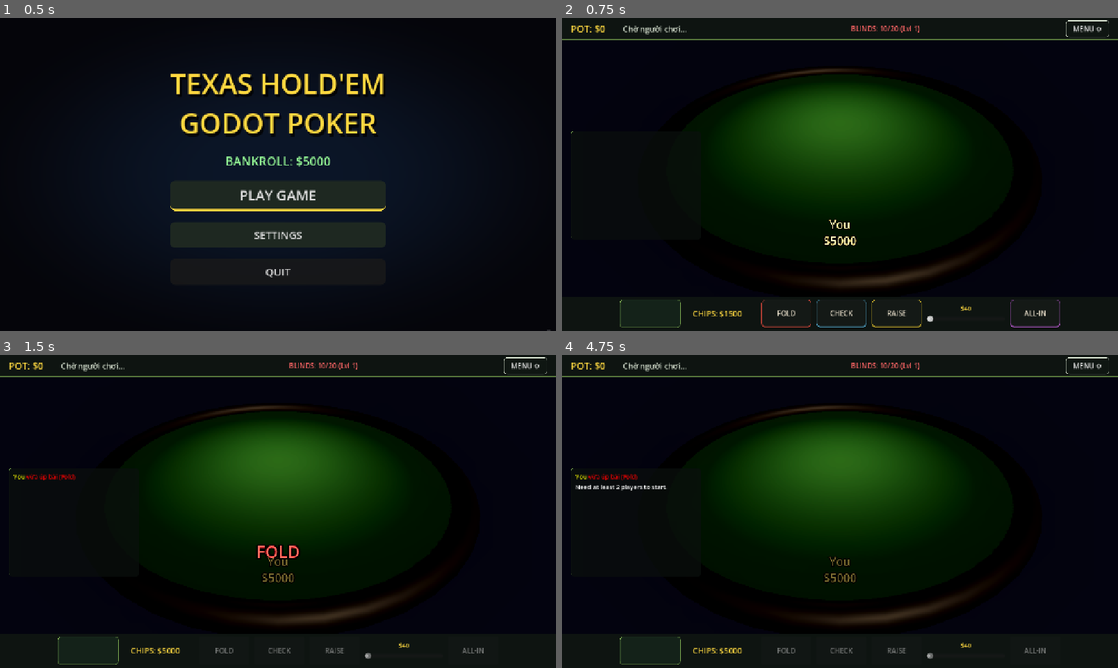
Above: before the commit, frames 1-4 (two rows, left to right).
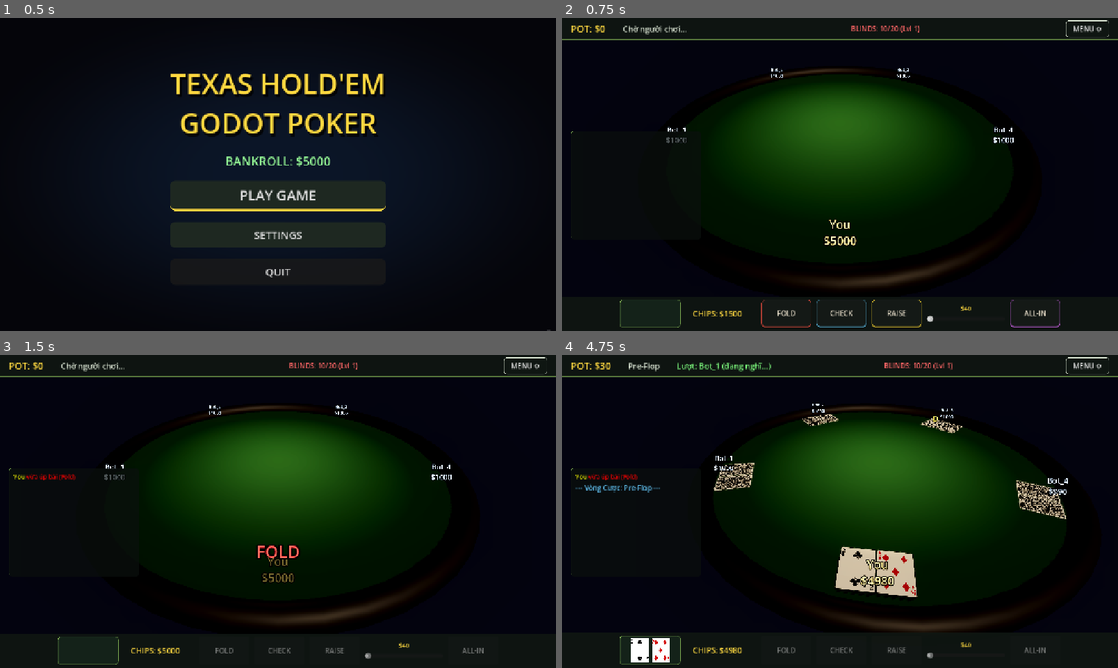
Above: after the commit, the same moments.

Repository: Johnhandsome/poker-godot
Game: Godot game, scene res://scenes/MainMenu.tscn
Two runs of this game, one before a commit and one after it. Both use one fixed random seed, a clock stepped at 60 frames per second and the inputs below.
Inputs (mouse positions are in pixels of both pictures, inside the frame that each line leads up to):
- Up to frame 1 (0.5 s): no input
- Up to frame 2 (0.75 s): click "PLAY GAME" at 0.5 s
- Up to frame 3 (1.5 s): click "FOLD" at 1.25 s
- Up to frame 4 (4.75 s): move the mouse to (962, 495) at 2.02 s; move the mouse to (728, 527) at 2.77 s; move the mouse to (895, 442) at 3.52 s; move the mouse to (812, 574) at 4.27 s

Frame 1 is identical in both runs. In frame 2, 0.2% of the frame differs, in the area x 18-82%, y 16-40%; in frame 3, 0.2%; in frame 4, 11%, in the area x 2-91%, y 2-99%.
Error before the commit: Parse Error: Identifier "game_manager" not declared in the current scope. (res://scripts/players/ai_bot.gd:147)
Error after the commit: Modulo by zero error in operator '%'. (res://scripts/core/game_manager.gd:447)

Commit message:
refactor: Update `_emit_chatter` function in `ai_bot.gd` to accept `game_manager` as a parameter.

Diff:
--- a/scripts/players/ai_bot.gd
+++ b/scripts/players/ai_bot.gd
@@ -131,13 +131,13 @@
 	physical_action_performed.emit(chosen_action, chosen_amount, throw_force)
 
 	# --- BANTER CHATTER LOGIC ---
-	_emit_chatter(chosen_action, amount_to_call, chosen_amount)
+	_emit_chatter(game_manager, chosen_action, amount_to_call, chosen_amount)
 
 	# Trả về kết quả cho Logic Core
 	if game_manager:
 		game_manager.process_player_action(id, chosen_action, chosen_amount)
 
-func _emit_chatter(action: int, amount_to_call: int, raise_amount: int) -> void:
+func _emit_chatter(game_manager: Node, action: int, amount_to_call: int, raise_amount: int) -> void:
 	# Only chat 15% of the time to avoid spam
 	if randf() > 0.15: return
 
